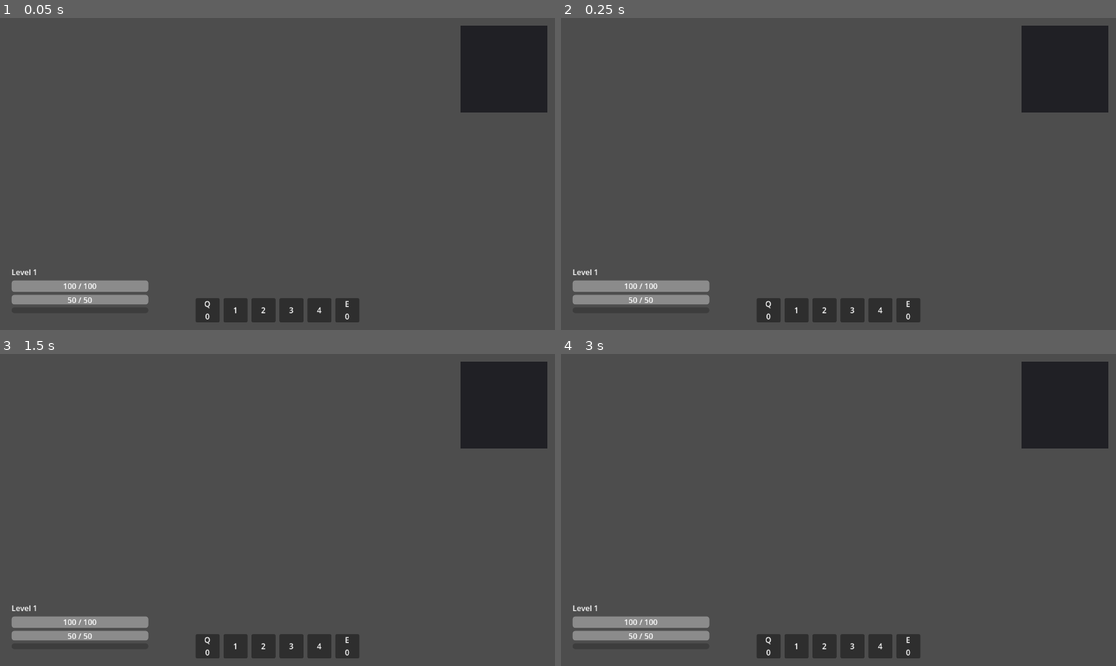
Above: before the commit, frames 1-4 (two rows, left to right).
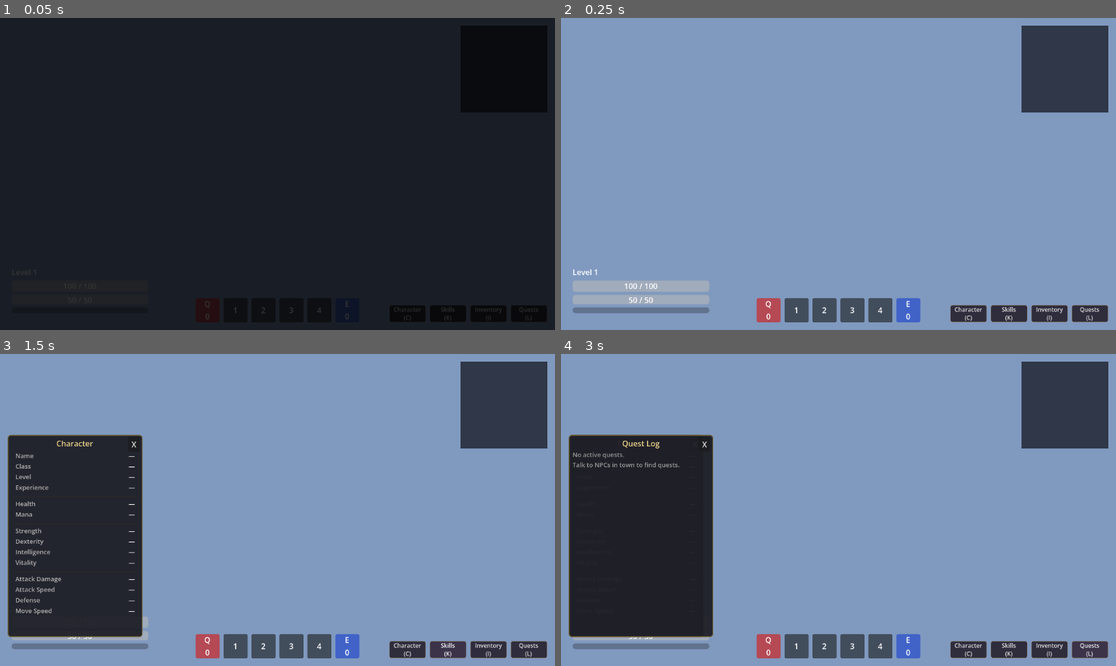
Above: after the commit, the same moments.

Repository: aruben-ux/diabla-game
Game: Godot game, scene res://scenes/game/main_game.tscn
The game is run twice, just before and just after one commit, with the same random seed, the same clock (stepped at 60 frames per second) and the same inputs. This scene is started directly instead of the project's main scene.
Inputs (mouse positions are in pixels of both pictures, inside the frame that each line leads up to):
- Up to frame 1 (0.05 s): no input
- Up to frame 2 (0.25 s): no input
- Up to frame 3 (1.5 s): click (405, 650) at 0.5 s, where only the run after the commit has a clickable "Character (C)"; click (449, 650) at 1.25 s, where only the run after the commit has a clickable "Skills (K)"
- Up to frame 4 (3 s): click (1049, 650) at 2 s, where only the run after the commit has a clickable "Inventory (I)"; click (1088, 650) at 2.75 s, where only the run after the commit has a clickable "Quests (L)"

The runs differ from the first frame. In frame 1, 96% of the frame differs, in the area x 0-100%, y 0-100%; in frame 2, 100%; in frame 3, 100%; in frame 4, 100%.
Error before the commit: Parse Error: Value of type "StaticBody3D" cannot be assigned to a variable of type "Area3D". (res://scripts/levels/dungeon_level.gd:263)

Commit message:
Fix type errors: Area3D->Node3D, angle inference, p_name reference

Diff:
--- a/scripts/game/main_game.gd
+++ b/scripts/game/main_game.gd
@@ -681,8 +681,8 @@
 	# Compute a unique position around the fountain for the town-side portal
 	var fountain_center: Vector3 = town_level.spawn_position if town_level else _town_spawn
 	var portal_radius := 6.0
-	var portal_index := _active_portals.size()  # Number of existing portals = this portal's slot
-	var angle := portal_index * TAU / max(_active_portals.size() + 1, 1)
+	var portal_index: int = _active_portals.size()
+	var angle: float = portal_index * TAU / max(_active_portals.size() + 1, 1)
 	# Evenly redistribute all portals around the circle
 	var town_pos := fountain_center + Vector3(cos(angle) * portal_radius, 0.0, sin(angle) * portal_radius)
 	var owner_name: String = "Player"
--- a/scripts/levels/dungeon_level.gd
+++ b/scripts/levels/dungeon_level.gd
@@ -16,8 +16,8 @@
 var stairs_up_position := Vector3.ZERO
 var stairs_down_position := Vector3.ZERO
 var current_floor := 1
-var _stairs_up_area: Area3D
-var _stairs_down_area: Area3D
+var _stairs_up_area: Node3D
+var _stairs_down_area: Node3D
 var _stair_props_container: Node3D
 var _particles_node: GPUParticles3D
 var _chest_container: Node3D
--- a/scripts/levels/town_level.gd
+++ b/scripts/levels/town_level.gd
@@ -11,7 +11,7 @@
 
 var spawn_position := Vector3.ZERO
 var stairs_position := Vector3.ZERO
-var _stairs_area: Area3D
+var _stairs_area: Node3D
 var sun: DirectionalLight3D
 
 
--- a/scripts/ui/hud.gd
+++ b/scripts/ui/hud.gd
@@ -402,7 +402,8 @@
 	name_label.add_theme_font_size_override("font_size", 13)
 	name_label.size_flags_horizontal = Control.SIZE_EXPAND_FILL
 	name_label.mouse_filter = Control.MOUSE_FILTER_IGNORE
-	name_label.text = p_name
+	var p_name_str: String = player_node.get("player_name") if player_node.get("player_name") else "Player"
+	name_label.text = p_name_str
 	name_row.add_child(name_label)
 
 	var level_label := Label.new()
